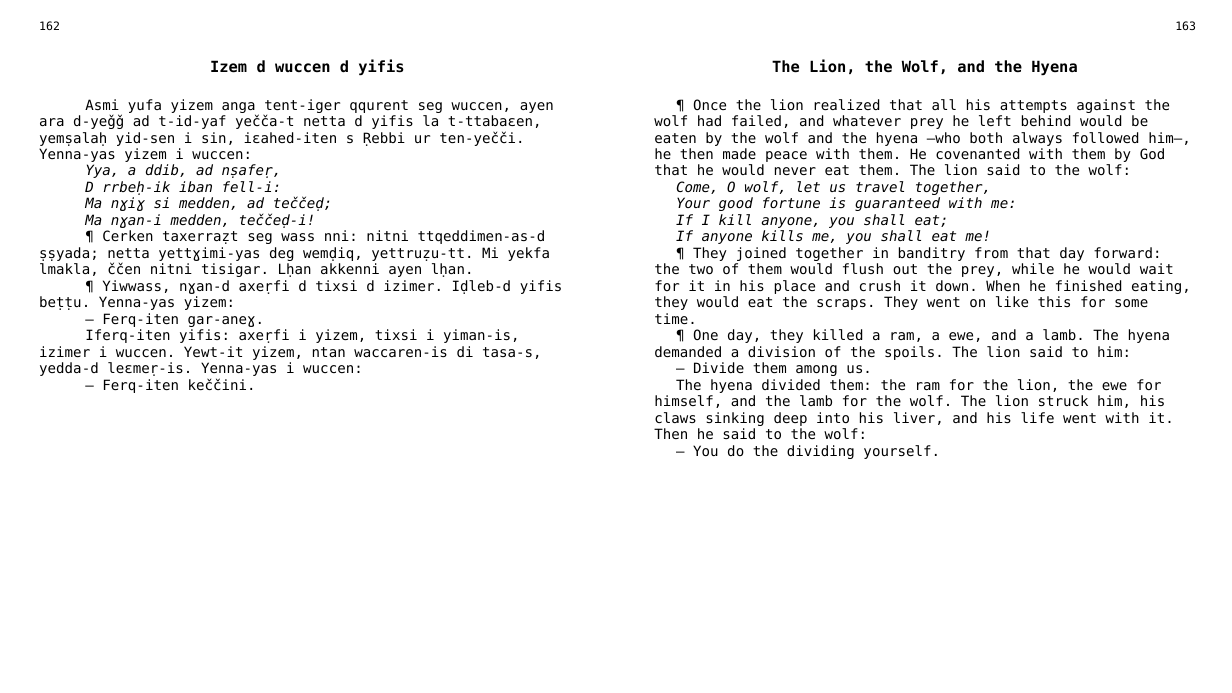
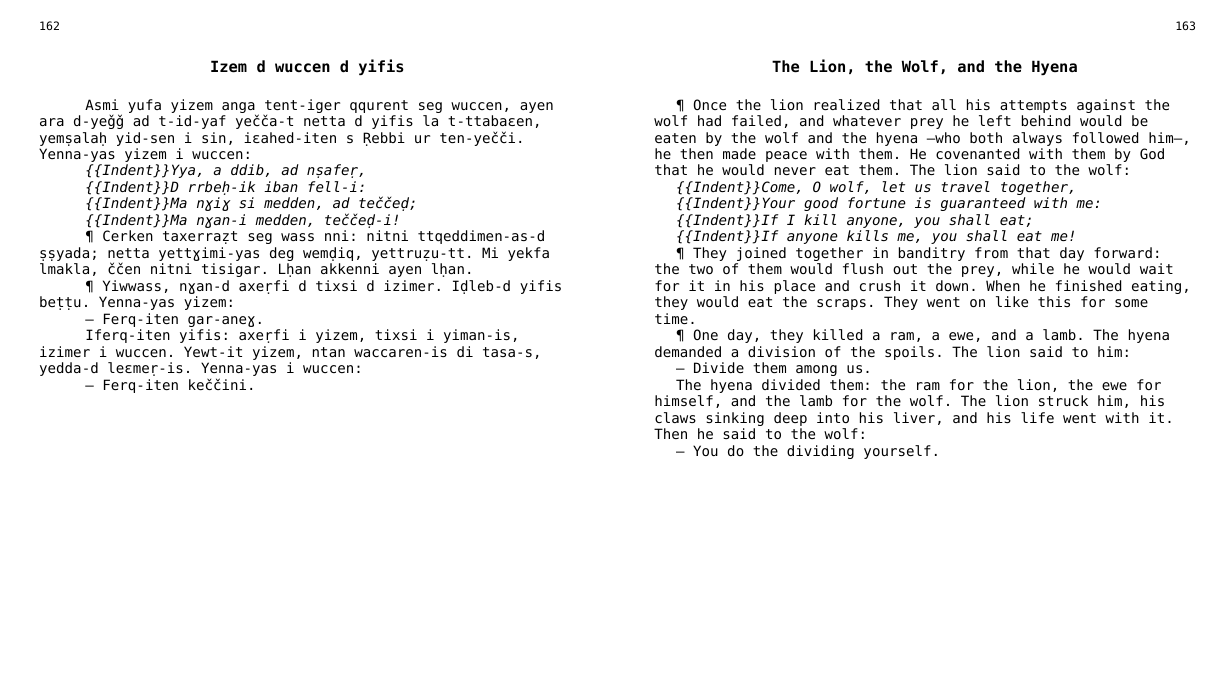
Before and after one commit to sferhah/tamacahut_n_wuccen, a slide deck: slide 80 of Uccen.ConsoleApp/Resources/pptx/uccen.eng.pptx. Drawn at 1232x693 pixels with LibreOffice and Linux fonts; fonts in the diff are those of the drawing. Boxes give left, top, right and bottom in pixels: in the first picture for what was removed or moved away, otherwise in the second. Text is boxed around its words. In the diff, an @@ line names an element or a change of style, - is before the commit and + after.

```diff
--- a/Uccen.ConsoleApp/Resources/pptx/uccen.eng.pptx
+++ b/Uccen.ConsoleApp/Resources/pptx/uccen.eng.pptx
@@ table at (x1=30, y1=15, x2=1205, y2=668) @@
-row 3, column 1: Asmi yufa yizem anga tent-iger qqurent seg wuccen, ayen ara d-yeǧǧ ad t-id-yaf yečča-t netta d yifis la t-ttabaɛen, yemṣalaḥ yid-sen i sin, iɛahed-iten s Ṛebbi ur ten-yečči. Yenna-yas yizem i wuccen: / Yya, a ddib, ad nṣafeṛ, / D rrbeḥ-ik iban fell-i: / Ma nɣiɣ si medden, ad teččeḍ; / Ma nɣan-i medden, teččeḍ-i! / ¶ Cerken taxerraẓt seg wass nni: nitni ttqeddimen-as-d ṣṣyada; netta yettɣimi-yas deg wemḍiq, yettruẓu-tt. Mi yekfa lmakla, ččen nitni tisigar. Lḥan akkenni ayen lḥan. / ¶ Yiwwass, nɣan-d axeṛfi d tixsi d izimer. Iḍleb-d yifis beṭṭu. Yenna-yas yizem: / — Ferq-iten gar-aneɣ. / Iferq-iten yifis: axeṛfi i yizem, tixsi i yiman-is, izimer i wuccen. Yewt-it yizem, ntan waccaren-is di tasa-s, yedda-d leɛmeṛ-is. Yenna-yas i wuccen: / — Ferq-iten keččini.
+row 3, column 1: Asmi yufa yizem anga tent-iger qqurent seg wuccen, ayen ara d-yeǧǧ ad t-id-yaf yečča-t netta d yifis la t-ttabaɛen, yemṣalaḥ yid-sen i sin, iɛahed-iten s Ṛebbi ur ten-yečči. Yenna-yas yizem i wuccen: / {{Indent}}Yya, a ddib, ad nṣafeṛ, / {{Indent}}D rrbeḥ-ik iban fell-i: / {{Indent}}Ma nɣiɣ si medden, ad teččeḍ; / {{Indent}}Ma nɣan-i medden, teččeḍ-i! / ¶ Cerken taxerraẓt seg wass nni: nitni ttqeddimen-as-d ṣṣyada; netta yettɣimi-yas deg wemḍiq, yettruẓu-tt. Mi yekfa lmakla, ččen nitni tisigar. Lḥan akkenni ayen lḥan. / ¶ Yiwwass, nɣan-d axeṛfi d tixsi d izimer. Iḍleb-d yifis beṭṭu. Yenna-yas yizem: / — Ferq-iten gar-aneɣ. / Iferq-iten yifis: axeṛfi i yizem, tixsi i yiman-is, izimer i wuccen. Yewt-it yizem, ntan waccaren-is di tasa-s, yedda-d leɛmeṛ-is. Yenna-yas i wuccen: / — Ferq-iten keččini.
-row 3, column 3: ¶ Once the lion realized that all his attempts against the wolf had failed, and whatever prey he left behind would be eaten by the wolf and the hyena —who both always followed him—, he then made peace with them. He covenanted with them by God that he would never eat them. The lion said to the wolf: / Come, O wolf, let us travel together, / Your good fortune is guaranteed with me: / If I kill anyone, you shall eat; / If anyone kills me, you shall eat me! / ¶ They joined together in banditry from that day forward: the two of them would flush out the prey, while he would wait for it in his place and crush it down. When he finished eating, they would eat the scraps. They went on like this for some time. / ¶ One day, they killed a ram, a ewe, and a lamb. The hyena demanded a division of the spoils. The lion said to him: / — Divide them among us. / The hyena divided them: the ram for the lion, the ewe for himself, and the lamb for the wolf. The lion struck him, his claws sinking deep into his liver, and his life went with it. Then he said to the wolf: / — You do the dividing yourself.
+row 3, column 3: ¶ Once the lion realized that all his attempts against the wolf had failed, and whatever prey he left behind would be eaten by the wolf and the hyena —who both always followed him—, he then made peace with them. He covenanted with them by God that he would never eat them. The lion said to the wolf: / {{Indent}}Come, O wolf, let us travel together, / {{Indent}}Your good fortune is guaranteed with me: / {{Indent}}If I kill anyone, you shall eat; / {{Indent}}If anyone kills me, you shall eat me! / ¶ They joined together in banditry from that day forward: the two of them would flush out the prey, while he would wait for it in his place and crush it down. When he finished eating, they would eat the scraps. They went on like this for some time. / ¶ One day, they killed a ram, a ewe, and a lamb. The hyena demanded a division of the spoils. The lion said to him: / — Divide them among us. / The hyena divided them: the ram for the lion, the ewe for himself, and the lamb for the wolf. The lion struck him, his claws sinking deep into his liver, and his life went with it. Then he said to the wolf: / — You do the dividing yourself.
```
Also in this commit, not shown: 7 other slides changed, 10 other files.
